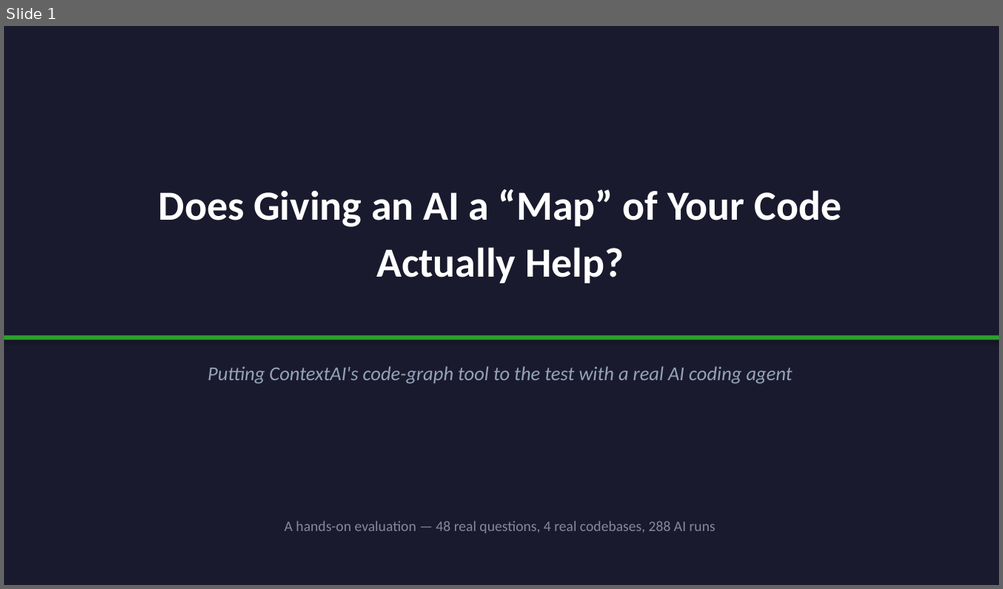
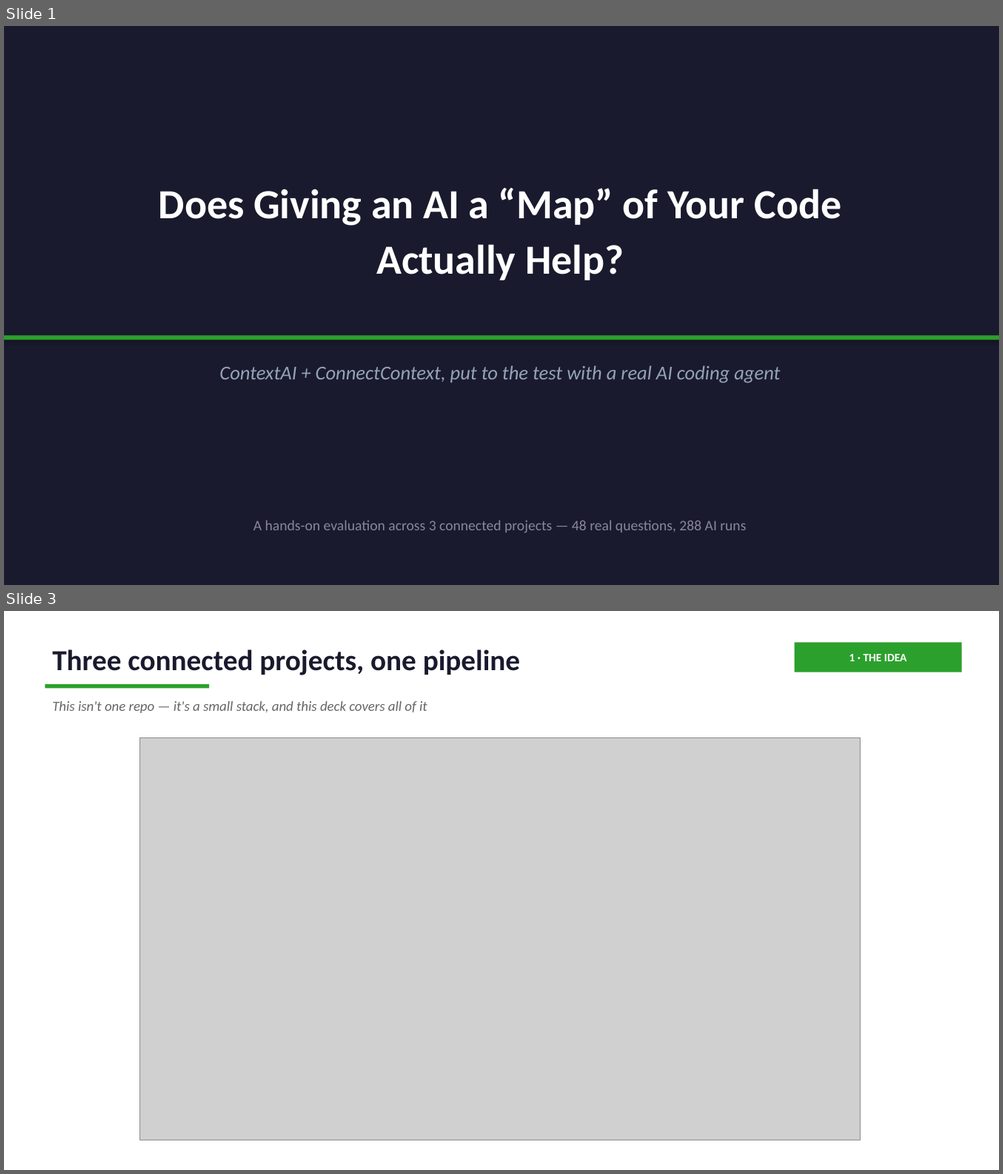
Before and after one commit to shobhit0521/Test_context, a slide deck: presentation/ContextAI_Evaluation.pptx. Shown one above the other, each under a label of ours: slide 1 before the commit, slides 1 and 3 after it; the slides between them are not shown. The pictures are 1003x589 and 1003x1174 pixels, drawn with LibreOffice and Linux fonts; fonts in the diff are those of the drawing; grey boxes stand for pictures. Boxes give left, top, right and bottom in pixels: in the first picture for what was removed or moved away, otherwise in the second. Text is boxed around its words. In the diff, an @@ line names an element or a change of style, - is before the commit and + after.

```diff
--- a/presentation/ContextAI_Evaluation.pptx
+++ b/presentation/ContextAI_Evaluation.pptx
@@ slide 3 added at (4,611,999,1170), background #FFFFFF @@
@@ text added at (52,649,520,675), 28 pt, text #1A1A2E, bold @@
+Three connected projects, one pipeline
@@ rectangle added at (794,642,962,672), fill #2CA02C, 11 pt, text #FFFFFF, bold @@
+1 · THE IDEA
@@ rectangle added at (45,684,209,689), fill #2CA02C @@
@@ text added at (52,701,427,713), 13.5 pt, text #666666, italic @@
+This isn't one repo — it's a small stack, and this deck covers all of it
@@ picture added at (140,738,859,1141) @@
@@ slide 1 changed as well @@
@@ text "Does Giving an AI a ..." at (159,188,841,281): line spacing 1.15 to 1.12 @@
@@ text at (219,366,780,383): text changed @@
-Putting ContextAI's code-graph tool to the test with a real AI coding agent
+ContextAI + ConnectContext, put to the test with a real AI coding agent
@@ text at (253,520,745,533): text changed @@
-A hands-on evaluation — 48 real questions, 4 real codebases, 288 AI runs
+A hands-on evaluation across 3 connected projects — 48 real questions, 288 AI runs
```
Also in this commit, not shown: 5 other slides changed, 6 other slides added, 20 slides removed, 7 other files.
